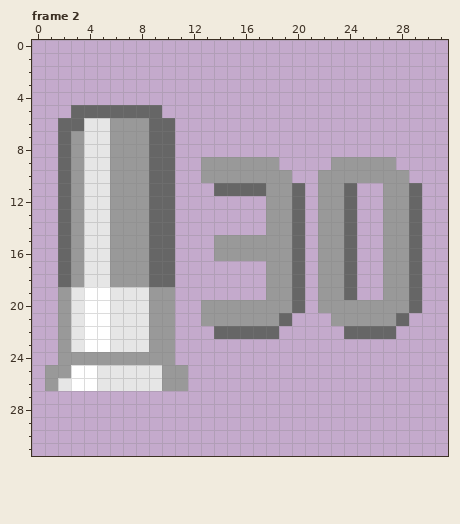
Two states of a pixel-art file, Protótipos/Arquivos - Aseprite/municoes_ui.aseprite. Above, as it was before the edit.
32x32 pixels, 3 frames. Shown: frame 2. The commit also changed other frames, which this record leaves out.
Now the later version:
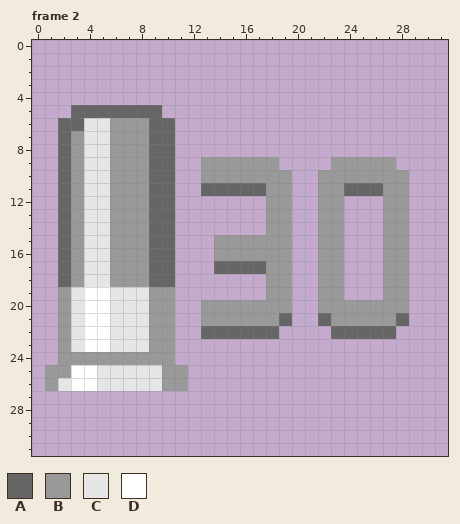
Palette (. is transparent): A #666666  B #999999  C #e6e6e6  D #ffffff
The exact change:
Frame 2:
y 11: x 13 . -> A; x 20 A -> .; x 25..26 .. -> AA; x 29 A -> .
y 12..16: x 20 A -> .; x 24 A -> .; x 29 A -> .
y 17: x 14..17 .... -> AAAA; x 20 A -> .; x 24 A -> .; x 29 A -> .
y 18..19: x 20 A -> .; x 24 A -> .; x 29 A -> .
y 20: x 20 A -> .; x 29 A -> .
y 21: x 22 . -> A
y 22: x 13 . -> A; x 23 . -> A
Boxes around the changes in both pictures, in picture pixels (x1, y1, x2, y2):
added: (201, 183, 214, 196)
changed: (214, 183, 422, 339)
added: (201, 326, 214, 339)
